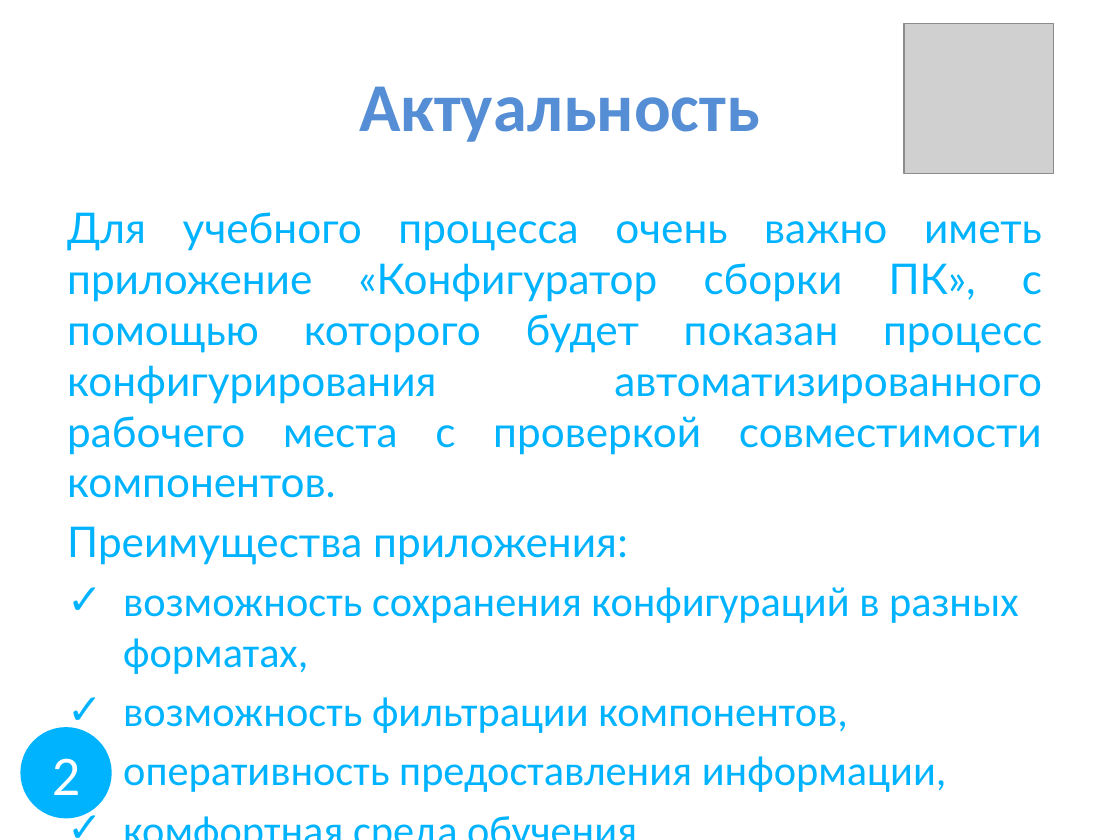
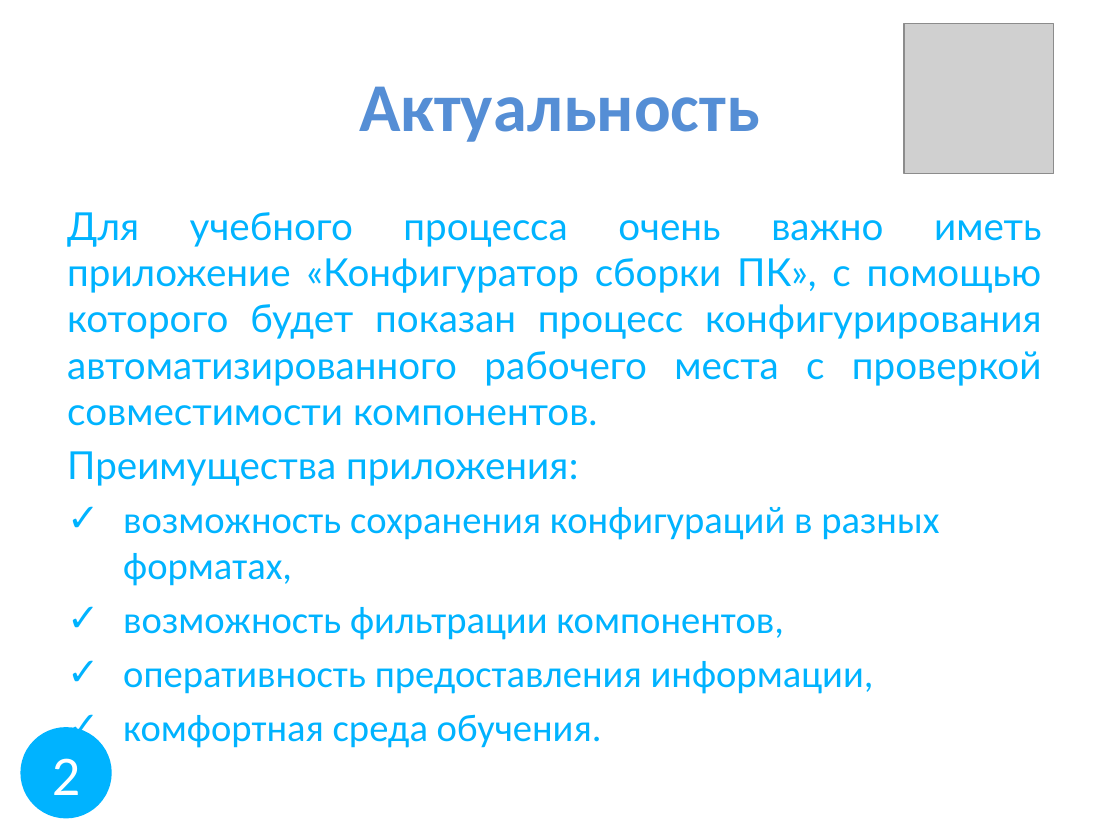
Before and after one commit to D1pex2/ConfiguratorPC, a slide deck: slide 2 of Презентация.pptx. Drawn at 1120x840 pixels with LibreOffice and Linux fonts; fonts in the diff are those of the drawing; grey boxes stand for pictures. Boxes give left, top, right and bottom in pixels: in the first picture for what was removed or moved away, otherwise in the second. Text is boxed around its words. In the diff, an @@ line names an element or a change of style, - is before the commit and + after.

```diff
--- a/Презентация.pptx
+++ b/Презентация.pptx
@@ text "Для учебного процесса очень важно ..." at [67, 212, 1042, 748]: size 27.2 to 24.8 pt @@
```
Also in this commit, not shown: 2 other slides changed.
